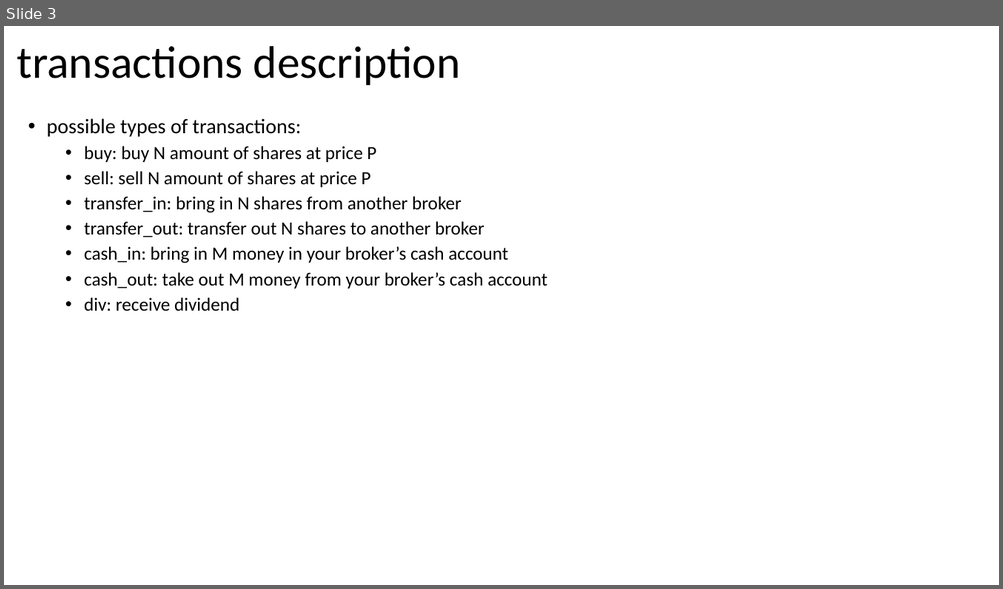
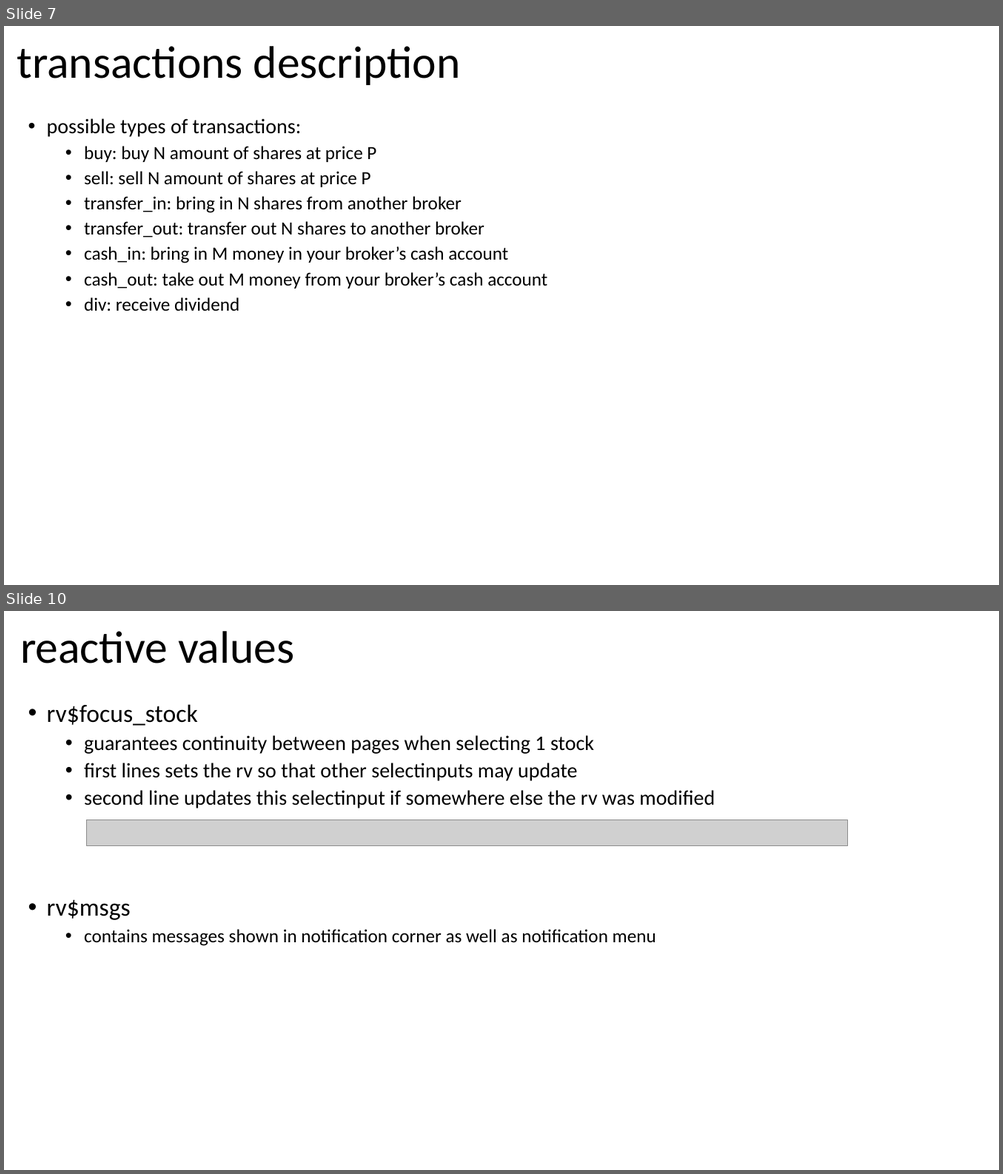
Before and after one commit to jorritvm/stocks_dashboard, a slide deck: doc/stock_dashboard_documentation.pptx. Shown one above the other, each under a label of ours: slide 3 before the commit, slides 7 and 10 after it; the slides between them are not shown. The pictures are 1003x589 and 1003x1174 pixels, drawn with LibreOffice and Linux fonts; fonts in the diff are those of the drawing; grey boxes stand for pictures. Boxes give left, top, right and bottom in pixels: in the first picture for what was removed or moved away, otherwise in the second. Text is boxed around its words. In the diff, an @@ line names an element or a change of style, - is before the commit and + after.

```diff
--- a/doc/stock_dashboard_documentation.pptx
+++ b/doc/stock_dashboard_documentation.pptx
@@ slide 10 added at box(4, 611, 999, 1170), background #FFFFFF @@
@@ title added at box(20, 631, 295, 664), 44 pt, text #000000 @@
+reactive values
@@ text added at box(47, 704, 714, 946), 20 pt, text #000000 @@
+• rv$focus_stock
+  • guarantees continuity between pages when selecting 1 stock
+  • first lines sets the rv so that other selectinputs may update
+  • second line updates this selectinput if somewhere else the rv was modified
+• rv$msgs
+  • contains messages shown in notification corner as well as notification menu
@@ picture added at box(87, 820, 848, 846) @@
@@ what was slide 3 is now slide 7 @@
```
Also in this commit, not shown: 1 slide changed, 11 other slides added, 2 other files.
